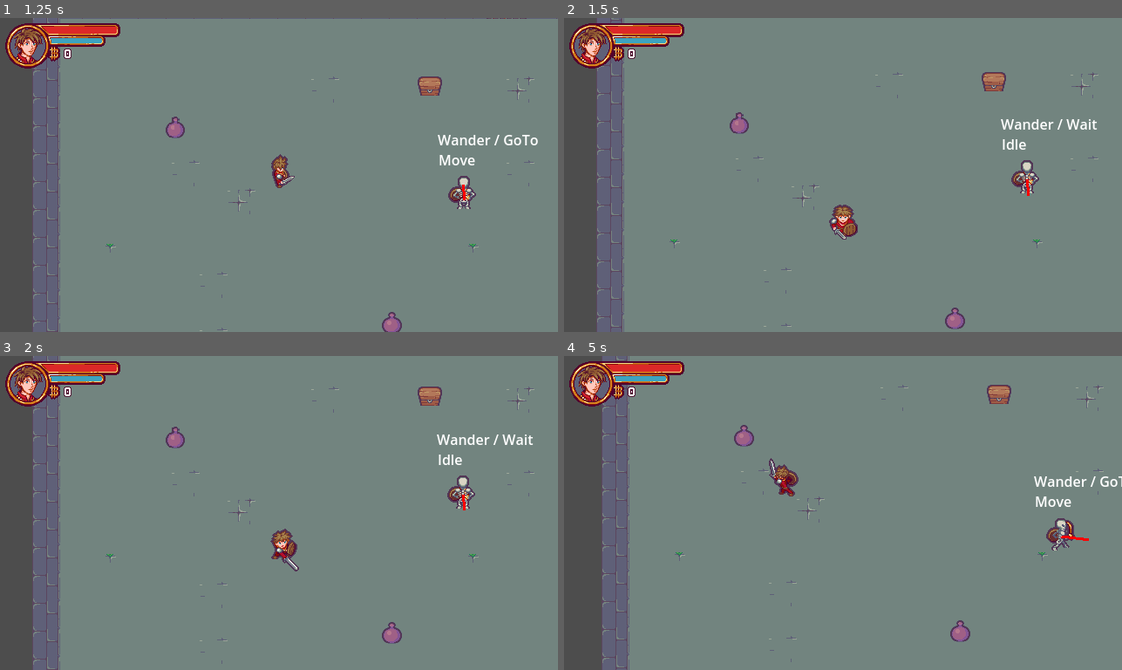
Above: before the commit, frames 1-4 (two rows, left to right).
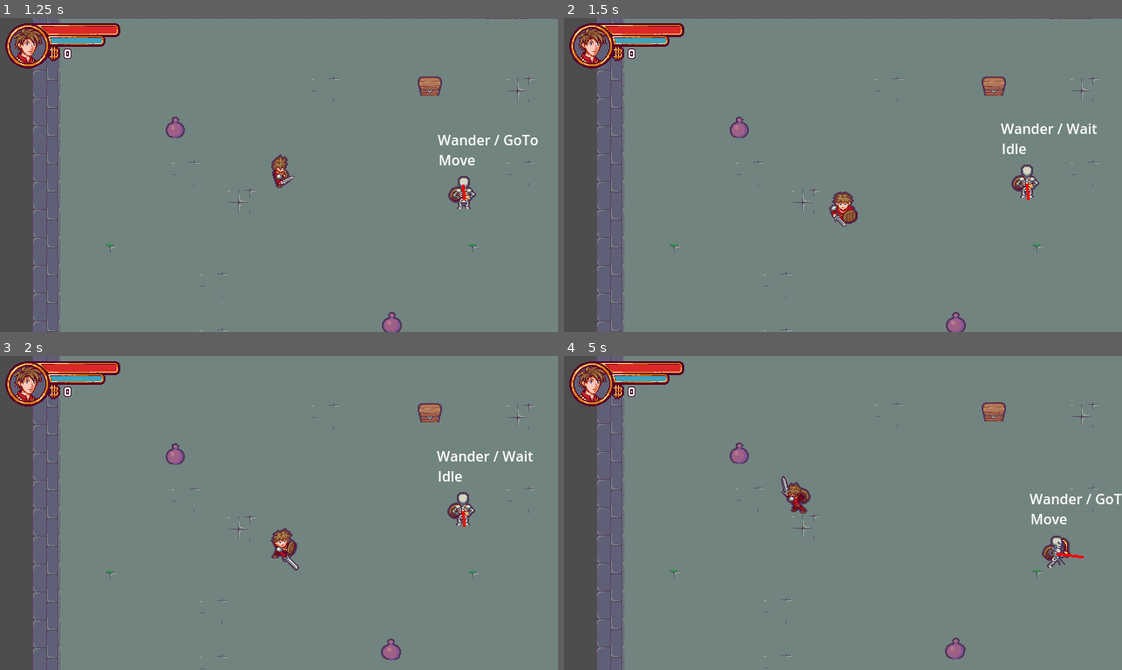
Above: after the commit, the same moments.

Repository: sylvainlap/game-002
Game: Godot game, scene res://Scenes/Levels/level.tscn
Same seed, same stepped clock (60 frames per second), same inputs: the game is played once before the commit and once after it. Sound files missing from this copy of the repository are replaced by a short silence.
Inputs:
- Up to frame 1 (1.25 s): tap Enter (ui_accept) at 0.5, 0.77 s; hold Right (ui_right) from 0.53 s (still down); hold Ctrl (block, bound only after the commit) from 0.53 s (still down)
- Up to frame 2 (1.5 s): release Right (ui_right) at 1.28 s; release Ctrl (block, bound only after the commit) at 1.28 s; hold Down (ui_down) from 1.28 s (still down); tap Ctrl (block, bound only after the commit) at 1.35 s
- Up to frame 3 (2 s): keep holding Down (ui_down); tap Enter (ui_accept) at 1.52 s
- Up to frame 4 (5 s): release Down (ui_down) at 2.03 s; hold Right (ui_right) 2.03-2.78 s; hold Ctrl (block, bound only after the commit) 2.03-2.78 s; hold Up (ui_up) 2.78-3.53 s; tap Ctrl (block, bound only after the commit) at 2.85, 4.35 s; tap Enter (ui_accept) at 3.02, 3.77, 4.52 s; hold Ctrl (block, bound only after the commit) 3.53-4.28 s; hold Left (ui_left) from 3.53 s (still down)

Frame 1 is identical in both runs. In frame 2, 3.2% of the frame differs, in the area x 5-100%, y 0-100%; in frame 3, 3.6%; in frame 4, 5.8%.

Commit message:
chore: video 17 finished

Diff:
--- a/Scenes/Actors/Character/character.gd
+++ b/Scenes/Actors/Character/character.gd
@@ -13,8 +13,14 @@
 	if Input.is_action_just_pressed("ui_accept"):
 		state_machine.set_state("Attack")
 
-	if state_machine.get_state_name() != "Attack":
-		if get_moving_direction() == Vector2.ZERO:
+	_update_state()
+
+
+func _update_state() -> void:
+	if state_machine.get_state_name() not in ["Attack", "Parry"]:
+		if Input.is_action_pressed("block"):
+			state_machine.set_state("Block")
+		elif get_moving_direction() == Vector2.ZERO:
 			state_machine.set_state("Idle")
 		else:
 			state_machine.set_state("Move")
--- a/Scenes/Actors/Character/character.tscn
+++ b/Scenes/Actors/Character/character.tscn
@@ -43,5 +43,5 @@
 [node name="Move" parent="StateMachine" index="1"]
 script = ExtResource("6_4gx33")
 
-[node name="Attack" parent="StateMachine" index="2"]
+[node name="Attack" parent="StateMachine" index="4"]
 script = ExtResource("8_7bog1")
--- a/Scenes/Actors/Character/character_sprite_frame.tres
+++ b/Scenes/Actors/Character/character_sprite_frame.tres
@@ -51,6 +51,22 @@
 atlas = ExtResource("1_x3vsk")
 region = Rect2(448, 64, 64, 64)
 
+[sub_resource type="AtlasTexture" id="AtlasTexture_6va1o"]
+atlas = ExtResource("2_7cxfc")
+region = Rect2(128, 0, 64, 64)
+
+[sub_resource type="AtlasTexture" id="AtlasTexture_qvqop"]
+atlas = ExtResource("2_7cxfc")
+region = Rect2(128, 192, 64, 64)
+
+[sub_resource type="AtlasTexture" id="AtlasTexture_gxj3q"]
+atlas = ExtResource("2_7cxfc")
+region = Rect2(128, 128, 64, 64)
+
+[sub_resource type="AtlasTexture" id="AtlasTexture_6dn7d"]
+atlas = ExtResource("2_7cxfc")
+region = Rect2(128, 64, 64, 64)
+
 [sub_resource type="AtlasTexture" id="AtlasTexture_dhd84"]
 atlas = ExtResource("2_7cxfc")
 region = Rect2(0, 0, 64, 64)
@@ -162,6 +178,70 @@
 [sub_resource type="AtlasTexture" id="AtlasTexture_0f8k7"]
 atlas = ExtResource("1_x3vsk")
 region = Rect2(192, 64, 64, 64)
+
+[sub_resource type="AtlasTexture" id="AtlasTexture_pb6co"]
+atlas = ExtResource("2_7cxfc")
+region = Rect2(256, 0, 64, 64)
+
+[sub_resource type="AtlasTexture" id="AtlasTexture_x824c"]
+atlas = ExtResource("2_7cxfc")
+region = Rect2(320, 0, 64, 64)
+
+[sub_resource type="AtlasTexture" id="AtlasTexture_xmo3v"]
+atlas = ExtResource("2_7cxfc")
+region = Rect2(384, 0, 64, 64)
+
+[sub_resource type="AtlasTexture" id="AtlasTexture_bules"]
+atlas = ExtResource("2_7cxfc")
+region = Rect2(448, 0, 64, 64)
+
+[sub_resource type="AtlasTexture" id="AtlasTexture_t1aha"]
+atlas = ExtResource("2_7cxfc")
+region = Rect2(192, 192, 64, 64)
+
+[sub_resource type="AtlasTexture" id="AtlasTexture_owflm"]
+atlas = ExtResource("2_7cxfc")
+region = Rect2(256, 192, 64, 64)
+
+[sub_resource type="AtlasTexture" id="AtlasTexture_3k2k0"]
+atlas = ExtResource("2_7cxfc")
+region = Rect2(320, 192, 64, 64)
+
+[sub_resource type="AtlasTexture" id="AtlasTexture_iyvwa"]
+atlas = ExtResource("2_7cxfc")
+region = Rect2(384, 192, 64, 64)
+
+[sub_resource type="AtlasTexture" id="AtlasTexture_2dhnq"]
+atlas = ExtResource("2_7cxfc")
+region = Rect2(192, 128, 64, 64)
+
+[sub_resource type="AtlasTexture" id="AtlasTexture_gacv4"]
+atlas = ExtResource("2_7cxfc")
+region = Rect2(256, 128, 64, 64)
+
+[sub_resource type="AtlasTexture" id="AtlasTexture_8xy3l"]
+atlas = ExtResource("2_7cxfc")
+region = Rect2(320, 128, 64, 64)
+
+[sub_resource type="AtlasTexture" id="AtlasTexture_rx8tf"]
+atlas = ExtResource("2_7cxfc")
+region = Rect2(384, 128, 64, 64)
+
+[sub_resource type="AtlasTexture" id="AtlasTexture_is4ds"]
+atlas = ExtResource("2_7cxfc")
+region = Rect2(192, 64, 64, 64)
+
+[sub_resource type="AtlasTexture" id="AtlasTexture_64biy"]
+atlas = ExtResource("2_7cxfc")
+region = Rect2(256, 64, 64, 64)
+
+[sub_resource type="AtlasTexture" id="AtlasTexture_5caxp"]
+atlas = ExtResource("2_7cxfc")
+region = Rect2(320, 64, 64, 64)
+
+[sub_resource type="AtlasTexture" id="AtlasTexture_d4aqg"]
+atlas = ExtResource("2_7cxfc")
+region = Rect2(384, 64, 64, 64)
 
 [resource]
 animations = [{
@@ -223,6 +303,38 @@
 }, {
 "frames": [{
 "duration": 1.0,
+"texture": SubResource("AtlasTexture_6va1o")
+}],
+"loop": false,
+"name": &"block_down",
+"speed": 5.0
+}, {
+"frames": [{
+"duration": 1.0,
+"texture": SubResource("AtlasTexture_qvqop")
+}],
+"loop": false,
+"name": &"block_left",
+"speed": 5.0
+}, {
+"frames": [{
+"duration": 1.0,
+"texture": SubResource("AtlasTexture_gxj3q")
+}],
+"loop": false,
+"name": &"block_right",
+"speed": 5.0
+}, {
+"frames": [{
+"duration": 1.0,
+"texture": SubResource("AtlasTexture_6dn7d")
+}],
+"loop": false,
+"name": &"block_up",
+"speed": 5.0
+}, {
+"frames": [{
+"duration": 1.0,
 "texture": SubResource("AtlasTexture_dhd84")
 }, {
 "duration": 1.0,
@@ -364,4 +476,72 @@
 "loop": true,
 "name": &"move_up",
 "speed": 5.0
+}, {
+"frames": [{
+"duration": 1.0,
+"texture": SubResource("AtlasTexture_pb6co")
+}, {
+"duration": 1.0,
+"texture": SubResource("AtlasTexture_x824c")
+}, {
+"duration": 1.0,
+"texture": SubResource("AtlasTexture_xmo3v")
+}, {
+"duration": 1.0,
+"texture": SubResource("AtlasTexture_bules")
+}],
+"loop": false,
+"name": &"parry_down",
+"speed": 5.0
+}, {
+"frames": [{
+"duration": 1.0,
+"texture": SubResource("AtlasTexture_t1aha")
+}, {
+"duration": 1.0,
+"texture": SubResource("AtlasTexture_owflm")
+}, {
+"duration": 1.0,
+"texture": SubResource("AtlasTexture_3k2k0")
+}, {
+"duration": 1.0,
+"texture": SubResource("AtlasTexture_iyvwa")
+}],
+"loop": false,
+"name": &"parry_left",
+"speed": 5.0
+}, {
+"frames": [{
+"duration": 1.0,
+"texture": SubResource("AtlasTexture_2dhnq")
+}, {
+"duration": 1.0,
+"texture": SubResource("AtlasTexture_gacv4")
+}, {
+"duration": 1.0,
+"texture": SubResource("AtlasTexture_8xy3l")
+}, {
+"duration": 1.0,
+"texture": SubResource("AtlasTexture_rx8tf")
+}],
+"loop": false,
+"name": &"parry_right",
+"speed": 5.0
+}, {
+"frames": [{
+"duration": 1.0,
+"texture": SubResource("AtlasTexture_is4ds")
+}, {
+"duration": 1.0,
+"texture": SubResource("AtlasTexture_64biy")
+}, {
+"duration": 1.0,
+"texture": SubResource("AtlasTexture_5caxp")
+}, {
+"duration": 1.0,
+"texture": SubResource("AtlasTexture_d4aqg")
+}],
+"loop": false,
+"name": &"parry_up",
+"speed": 5.0
 }]
--- a/Scenes/Actors/Enemies/Skeleton/skeleton.tscn
+++ b/Scenes/Actors/Enemies/Skeleton/skeleton.tscn
@@ -6,6 +6,7 @@
 [ext_resource type="Texture2D" uid="uid://kgvr5v83xgfa" path="res://Scenes/Actors/Enemies/Skeleton/Sprites/Squelette_SpriteSheet_Hurt.png" id="3_bu3tx"]
 [ext_resource type="Script" path="res://StateMachine/state_machine.gd" id="3_e24xs"]
 [ext_resource type="Script" path="res://Scenes/Actors/Enemies/Skeleton/States/move.gd" id="3_nu6cx"]
+[ext_resource type="Texture2D" uid="uid://cnih6d652cswq" path="res://Scenes/Actors/Enemies/Skeleton/Sprites/SqueletteDeath&Block.png" id="4_eddsg"]
 [ext_resource type="Script" path="res://Scenes/Actors/Enemies/Skeleton/States/chase.gd" id="5_rg132"]
 [ext_resource type="Script" path="res://StateMachine/state_label.gd" id="5_ttfk5"]
 [ext_resource type="Script" path="res://Scenes/Actors/Enemies/Skeleton/States/wander.gd" id="6_yy50v"]
@@ -68,6 +69,70 @@
 atlas = ExtResource("2_aibn1")
 region = Rect2(448, 64, 64, 64)
 
+[sub_resource type="AtlasTexture" id="AtlasTexture_sujfy"]
+atlas = ExtResource("4_eddsg")
+region = Rect2(0, 0, 80, 64)
+
+[sub_resource type="AtlasTexture" id="AtlasTexture_l4up3"]
+atlas = ExtResource("4_eddsg")
+region = Rect2(80, 0, 80, 64)
+
+[sub_resource type="AtlasTexture" id="AtlasTexture_ilqkq"]
+atlas = ExtResource("4_eddsg")
+region = Rect2(160, 0, 80, 64)
+
+[sub_resource type="AtlasTexture" id="AtlasTexture_m15jj"]
+atlas = ExtResource("4_eddsg")
+region = Rect2(240, 0, 80, 64)
+
+[sub_resource type="AtlasTexture" id="AtlasTexture_e45vu"]
+atlas = ExtResource("4_eddsg")
+region = Rect2(0, 128, 80, 64)
+
+[sub_resource type="AtlasTexture" id="AtlasTexture_84knn"]
+atlas = ExtResource("4_eddsg")
+region = Rect2(80, 128, 80, 64)
+
+[sub_resource type="AtlasTexture" id="AtlasTexture_4qccu"]
+atlas = ExtResource("4_eddsg")
+region = Rect2(160, 128, 80, 64)
+
+[sub_resource type="AtlasTexture" id="AtlasTexture_lwt3u"]
+atlas = ExtResource("4_eddsg")
+region = Rect2(240, 128, 80, 64)
+
+[sub_resource type="AtlasTexture" id="AtlasTexture_b7fc3"]
+atlas = ExtResource("4_eddsg")
+region = Rect2(0, 192, 80, 64)
+
+[sub_resource type="AtlasTexture" id="AtlasTexture_lxavu"]
+atlas = ExtResource("4_eddsg")
+region = Rect2(80, 192, 80, 64)
+
+[sub_resource type="AtlasTexture" id="AtlasTexture_ggw4o"]
+atlas = ExtResource("4_eddsg")
+region = Rect2(160, 192, 80, 64)
+
+[sub_resource type="AtlasTexture" id="AtlasTexture_7n7o4"]
+atlas = ExtResource("4_eddsg")
+region = Rect2(240, 192, 80, 64)
+
+[sub_resource type="AtlasTexture" id="AtlasTexture_wd5cx"]
+atlas = ExtResource("4_eddsg")
+region = Rect2(0, 64, 80, 64)
+
+[sub_resource type="AtlasTexture" id="AtlasTexture_f6orn"]
+atlas = ExtResource("4_eddsg")
+region = Rect2(80, 64, 80, 64)
+
+[sub_resource type="AtlasTexture" id="AtlasTexture_3xg2g"]
+atlas = ExtResource("4_eddsg")
+region = Rect2(160, 64, 80, 64)
+
+[sub_resource type="AtlasTexture" id="AtlasTexture_snh6d"]
+atlas = ExtResource("4_eddsg")
+region = Rect2(240, 64, 80, 64)
+
 [sub_resource type="AtlasTexture" id="AtlasTexture_o1qk6"]
 atlas = ExtResource("3_bu3tx")
 region = Rect2(0, 0, 64, 64)
@@ -236,6 +301,74 @@
 }],
 "loop": false,
 "name": &"attack_up",
+"speed": 5.0
+}, {
+"frames": [{
+"duration": 1.0,
+"texture": SubResource("AtlasTexture_sujfy")
+}, {
+"duration": 1.0,
+"texture": SubResource("AtlasTexture_l4up3")
+}, {
+"duration": 1.0,
+"texture": SubResource("AtlasTexture_ilqkq")
+}, {
+"duration": 1.0,
+"texture": SubResource("AtlasTexture_m15jj")
+}],
+"loop": false,
+"name": &"dead_down",
+"speed": 5.0
+}, {
+"frames": [{
+"duration": 1.0,
+"texture": SubResource("AtlasTexture_e45vu")
+}, {
+"duration": 1.0,
+"texture": SubResource("AtlasTexture_84knn")
+}, {
+"duration": 1.0,
+"texture": SubResource("AtlasTexture_4qccu")
+}, {
+"duration": 1.0,
+"texture": SubResource("AtlasTexture_lwt3u")
+}],
+"loop": false,
+"name": &"dead_left",
+"speed": 5.0
+}, {
+"frames": [{
+"duration": 1.0,
+"texture": SubResource("AtlasTexture_b7fc3")
+}, {
+"duration": 1.0,
+"texture": SubResource("AtlasTexture_lxavu")
+}, {
+"duration": 1.0,
+"texture": SubResource("AtlasTexture_ggw4o")
+}, {
+"duration": 1.0,
+"texture": SubResource("AtlasTexture_7n7o4")
+}],
+"loop": false,
+"name": &"dead_right",
+"speed": 5.0
+}, {
+"frames": [{
+"duration": 1.0,
+"texture": SubResource("AtlasTexture_wd5cx")
+}, {
+"duration": 1.0,
+"texture": SubResource("AtlasTexture_f6orn")
+}, {
+"duration": 1.0,
+"texture": SubResource("AtlasTexture_3xg2g")
+}, {
+"duration": 1.0,
+"texture": SubResource("AtlasTexture_snh6d")
+}],
+"loop": false,
+"name": &"dead_up",
 "speed": 5.0
 }, {
 "frames": [{
@@ -405,7 +538,11 @@
 animation = &"idle_down"
 
 [node name="CollisionShape2D" parent="." index="1"]
+visible = false
 shape = SubResource("CircleShape2D_4en1j")
+
+[node name="AttackHitBox" parent="." index="2"]
+visible = false
 
 [node name="CollisionShape2D" parent="AttackHitBox" index="0"]
 position = Vector2(0, 21)
@@ -457,9 +594,15 @@
 size_flags_vertical = 0
 script = ExtResource("5_ttfk5")
 
+[node name="ChaseArea" parent="." index="5"]
+visible = false
+
 [node name="CollisionShape2D" parent="ChaseArea" index="0"]
 shape = SubResource("CircleShape2D_4uts0")
 
+[node name="AttackArea" parent="." index="6"]
+visible = false
+
 [node name="CollisionShape2D" parent="AttackArea" index="0"]
 shape = SubResource("CircleShape2D_lrjjw")
 
--- a/Scenes/Actors/Enemies/enemy.gd
+++ b/Scenes/Actors/Enemies/enemy.gd
@@ -64,7 +64,16 @@
 		move_and_collide(dir * speed * delta)
 
 
+func die() -> void:
+	behaviour_tree.set_state("Inactive")
+
+	super.die()
+
+
 func _update_behaviour_state() -> void:
+	if state_machine.get_state_name() == "Dead":
+		return
+
 	if target_in_attack_area:
 		if get_node("BehaviourTree/Attack").is_cooldown_running():
 			behaviour_tree.set_state("Inactive")
--- a/Scenes/Actors/Enemies/enemy.tscn
+++ b/Scenes/Actors/Enemies/enemy.tscn
@@ -1,10 +1,20 @@
-[gd_scene load_steps=3 format=3 uid="uid://bya3mc8wmmafc"]
+[gd_scene load_steps=5 format=3 uid="uid://bya3mc8wmmafc"]
 
 [ext_resource type="PackedScene" uid="uid://d3ncuh1jq0sqw" path="res://Scenes/Actors/actor.tscn" id="1_u14ly"]
 [ext_resource type="Script" path="res://Scenes/Actors/Enemies/enemy.gd" id="2_35cmx"]
+[ext_resource type="Shader" path="res://Scenes/Actors/actor.gdshader" id="3_gpmjj"]
+
+[sub_resource type="ShaderMaterial" id="ShaderMaterial_vtdoj"]
+resource_local_to_scene = true
+shader = ExtResource("3_gpmjj")
+shader_parameter/flash_color = Color(1, 1, 1, 1)
+shader_parameter/opacity = 0.0
 
 [node name="Enemy" groups=["Enemy"] instance=ExtResource("1_u14ly")]
 script = ExtResource("2_35cmx")
+
+[node name="AnimatedSprite2D" parent="." index="0"]
+material = SubResource("ShaderMaterial_vtdoj")
 
 [node name="ChaseArea" type="Area2D" parent="." index="4"]
 
--- a/Scenes/Actors/actor.gd
+++ b/Scenes/Actors/actor.gd
@@ -108,9 +108,16 @@
 
 
 func hurt(damage: int) -> void:
-	state_machine.set_state("Hurt")
-	set_hp(hp - damage)
-	_hurt_feedback()
+	if state_machine.get_state_name() == "Block":
+		parry()
+	else:
+		set_hp(hp - damage)
+		state_machine.set_state("Hurt")
+		_hurt_feedback()
+
+
+func parry() -> void:
+	state_machine.set_state("Parry")
 
 
 func _hurt_feedback() -> void:
@@ -121,7 +128,8 @@
 
 func die() -> void:
 	EVENTS.actor_died.emit(self)
-	queue_free()
+	state_machine.set_state("Dead")
+	$CollisionShape2D.set_disabled(true)
 
 
 func face_position(pos: Vector2) -> void:
@@ -166,8 +174,13 @@
 func _on_animated_sprite_2d_animation_finished() -> void:
 	if "attack".is_subsequence_of(animated_sprite.get_animation()):
 		state_machine.set_state("Idle")
+	elif "parry".is_subsequence_of(animated_sprite.get_animation()):
+		state_machine.set_state("Block")
 	elif "hurt".is_subsequence_of(animated_sprite.get_animation()):
-		state_machine.set_state("Idle")
+		if hp == 0:
+			die()
+		else:
+			state_machine.set_state("Idle")
 
 
 func _on_animated_sprite_2d_frame_changed() -> void:
@@ -177,7 +190,4 @@
 
 
 func _on_hp_changed() -> void:
-	print(name + " - HP: " + str(hp))
-
-	if hp == 0:
-		die()
+	pass
--- a/Scenes/Actors/actor.tscn
+++ b/Scenes/Actors/actor.tscn
@@ -47,8 +47,17 @@
 [node name="Move" type="Node2D" parent="StateMachine"]
 script = ExtResource("3_3kdbl")
 
+[node name="Block" type="Node2D" parent="StateMachine"]
+script = ExtResource("3_3kdbl")
+
+[node name="Parry" type="Node2D" parent="StateMachine"]
+script = ExtResource("3_3kdbl")
+
 [node name="Attack" type="Node2D" parent="StateMachine"]
 script = ExtResource("3_3kdbl")
 
 [node name="Hurt" type="Node2D" parent="StateMachine"]
 script = ExtResource("3_3kdbl")
+
+[node name="Dead" type="Node2D" parent="StateMachine"]
+script = ExtResource("3_3kdbl")
--- a/project.godot
+++ b/project.godot
@@ -24,3 +24,11 @@
 
 window/size/viewport_width=640
 window/size/viewport_height=360
+
+[input]
+
+block={
+"deadzone": 0.5,
+"events": [Object(InputEventKey,"resource_local_to_scene":false,"resource_name":"","device":0,"window_id":0,"alt_pressed":false,"shift_pressed":false,"ctrl_pressed":false,"meta_pressed":false,"pressed":false,"keycode":0,"physical_keycode":4194326,"key_label":0,"unicode":0,"location":0,"echo":false,"script":null)
+]
+}
Not shown: 1 places in Scenes/Actors/Character/character_sprite_frame.tres that only renumber resources
Binary file added: Scenes/Actors/Enemies/Skeleton/Sprites/SqueletteDeath&Block.png
Not shown, added: Scenes/Actors/Enemies/Skeleton/Sprites/SqueletteDeath&Block.png.import
Not shown: 1 places in Scenes/Actors/Enemies/Skeleton/skeleton.tscn that only renumber resources
